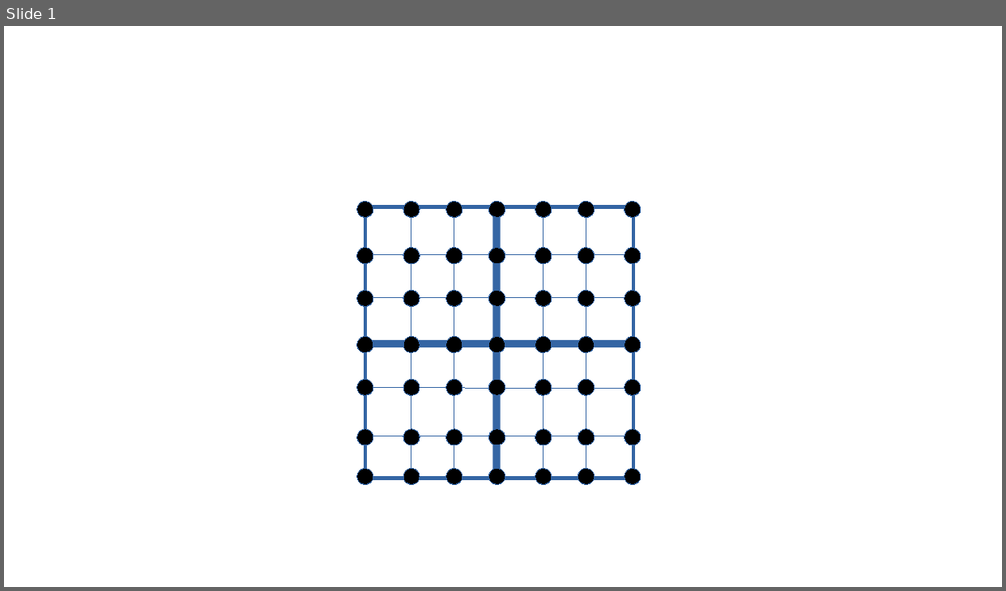
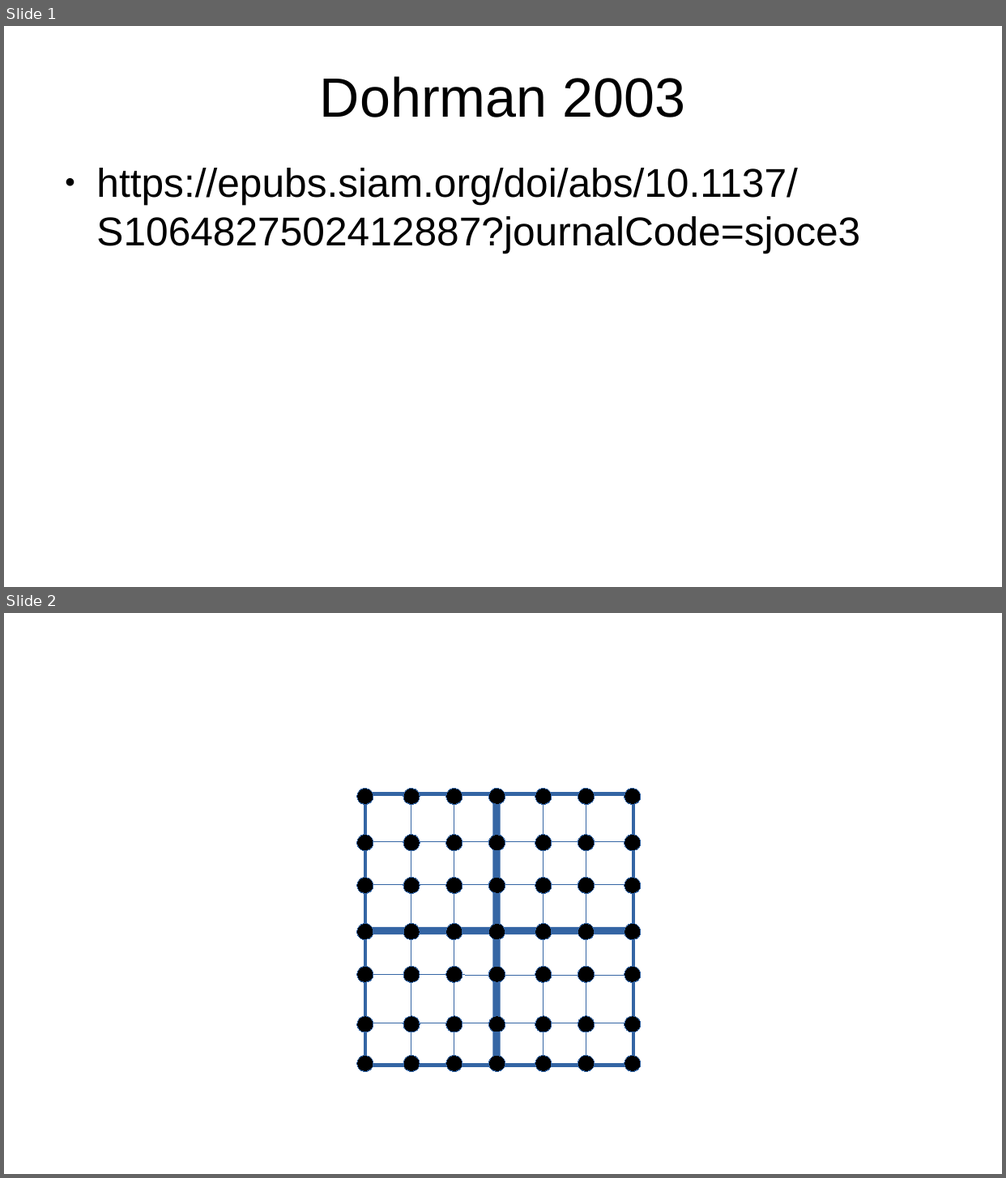
Before and after one commit to jfdev001/PDEMethods, a slide deck: image/README/bddc.odp. Shown one above the other, each under a label of ours: slide 1 before the commit, slides 1 and 2 after it. The pictures are 1006x591 and 1006x1178 pixels, drawn with LibreOffice and Linux fonts; fonts in the diff are those of the drawing. Boxes give left, top, right and bottom in pixels: in the first picture for what was removed or moved away, otherwise in the second. Text is boxed around its words. In the diff, an @@ line names an element or a change of style, - is before the commit and + after.

```diff
--- a/image/README/bddc.odp
+++ b/image/README/bddc.odp
@@ slide 1 added at [4, 26, 1002, 587], background #FFFFFF @@
@@ title added at [320, 76, 686, 118], 44 pt, text #000000 @@
+Dohrman 2003
@@ text added at [96, 168, 860, 253], 32 pt, text #000000 @@
+● https://epubs.siam.org/doi/abs/10.1137/S1064827502412887?journalCode=sjoce3
@@ what was slide 1 is now slide 2 @@
```
Also in this commit, not shown: 2 other slides added, 1 other file.
